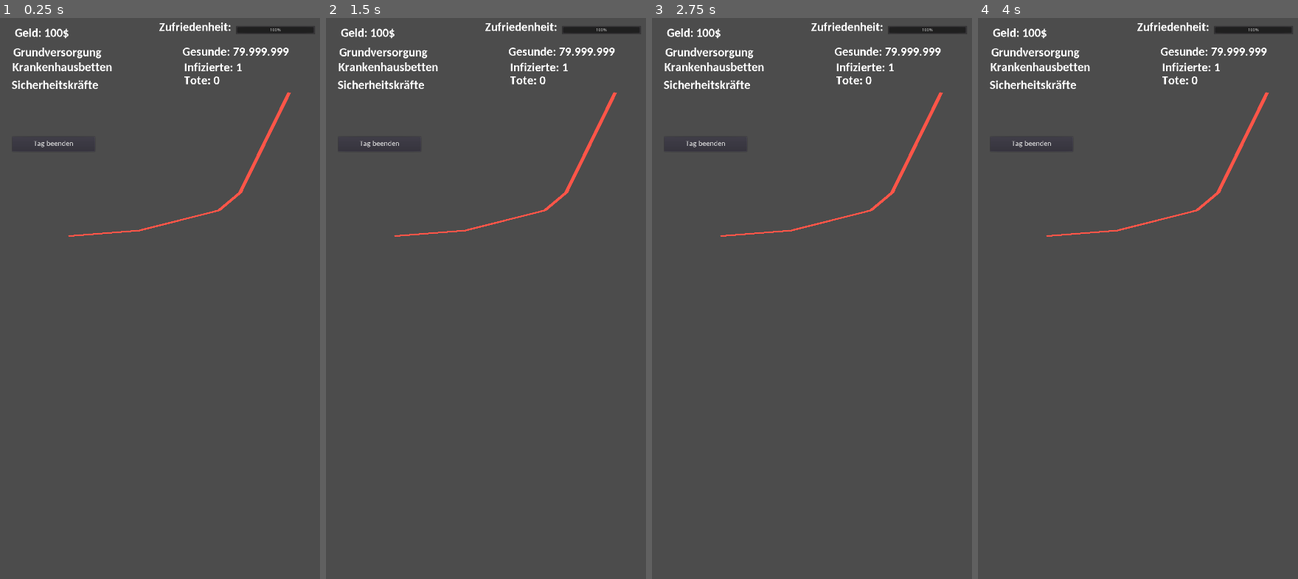
Above: before the commit, frames 1-4 (left to right).
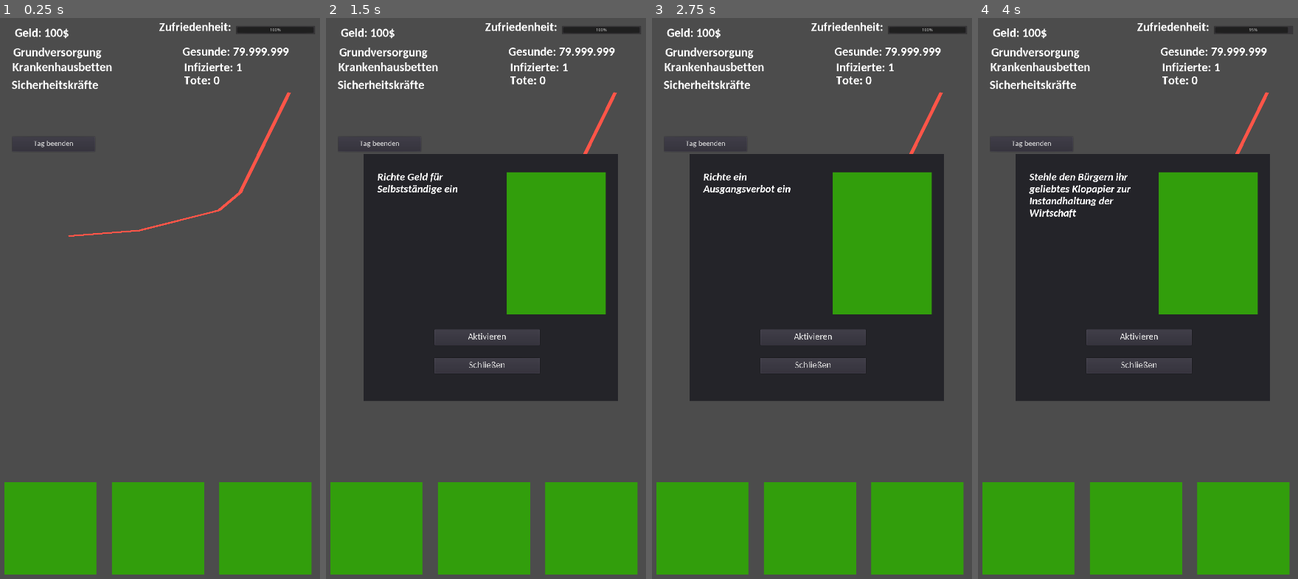
Above: after the commit, the same moments.

Repository: Cards-against-Corona/Cards-against-Corona
Game: Godot game, scene res://Scenes and Scripts/Game.tscn
Two runs of this game, one before a commit and one after it. Both use one fixed random seed, a clock stepped at 60 frames per second and the inputs below. The project has no main scene, so this scene is started directly.
Inputs (mouse positions are in pixels of both pictures, inside the frame that each line leads up to):
- Up to frame 1 (0.25 s): no input
- Up to frame 2 (1.5 s): click (377, 528) at 0.52 s; click (482, 528) at 1.27 s
- Up to frame 3 (2.75 s): click (917, 528) at 2.02 s
- Up to frame 4 (4 s): click (1138, 337) at 2.75 s, where only the run after the commit has a clickable "Aktivieren"; click (1029, 528) at 3.52 s

The runs differ from the first frame. In frame 1, 14% of the frame differs, in the area x 1-98%, y 82-100%; in frame 2, 47%; in frame 3, 47%, in the area x 1-98%, y 24-100%; in frame 4, 47%.

Commit message:
Karten hinzugefügt zu Sebs Version

Diff:
--- a/Scenes and Scripts/Game.tscn
+++ b/Scenes and Scripts/Game.tscn
@@ -10,10 +10,6 @@
 font_data = ExtResource( 6 )
 
 [sub_resource type="DynamicFont" id=2]
-size = 40
-font_data = ExtResource( 6 )
-
-[sub_resource type="DynamicFont" id=3]
 size = 25
 font_data = ExtResource( 7 )
 
@@ -35,7 +31,7 @@
 margin_right = 242.738
 margin_bottom = 116.023
 rect_pivot_offset = Vector2( 72.5416, 25.5003 )
-custom_fonts/font = SubResource( 2 )
+custom_fonts/font = SubResource( 1 )
 text = "Geld: 0$"
 __meta__ = {
 "_edit_use_anchors_": false
@@ -47,7 +43,7 @@
 margin_right = 353.703
 margin_bottom = 178.962
 rect_pivot_offset = Vector2( 72.5416, 25.5003 )
-custom_fonts/font = SubResource( 2 )
+custom_fonts/font = SubResource( 1 )
 text = "Grundversorgung"
 __meta__ = {
 "_edit_use_anchors_": false
@@ -59,7 +55,7 @@
 margin_right = 351.185
 margin_bottom = 226.795
 rect_pivot_offset = Vector2( 72.5416, 25.5003 )
-custom_fonts/font = SubResource( 2 )
+custom_fonts/font = SubResource( 1 )
 text = "Krankenhausbetten"
 __meta__ = {
 "_edit_use_anchors_": false
@@ -71,7 +67,7 @@
 margin_right = 365.0
 margin_bottom = 274.0
 rect_pivot_offset = Vector2( 72.5416, 25.5003 )
-custom_fonts/font = SubResource( 2 )
+custom_fonts/font = SubResource( 1 )
 text = "Sicherheitskräfte"
 __meta__ = {
 "_edit_use_anchors_": false
@@ -82,7 +78,7 @@
 margin_top = 45.5896
 margin_right = 777.05
 margin_bottom = 96.5896
-custom_fonts/font = SubResource( 2 )
+custom_fonts/font = SubResource( 1 )
 text = "Zufriedenheit:"
 __meta__ = {
 "_edit_use_anchors_": false
@@ -93,7 +89,7 @@
 margin_top = 176.501
 margin_right = 817.611
 margin_bottom = 227.501
-custom_fonts/font = SubResource( 2 )
+custom_fonts/font = SubResource( 1 )
 text = "Infizierte: 1"
 __meta__ = {
 "_edit_use_anchors_": false
@@ -104,7 +100,7 @@
 margin_top = 126.151
 margin_right = 812.576
 margin_bottom = 177.151
-custom_fonts/font = SubResource( 2 )
+custom_fonts/font = SubResource( 1 )
 text = "Gesunde: 79.999.999"
 __meta__ = {
 "_edit_use_anchors_": false
@@ -115,7 +111,7 @@
 margin_top = 219.299
 margin_right = 817.611
 margin_bottom = 270.299
-custom_fonts/font = SubResource( 2 )
+custom_fonts/font = SubResource( 1 )
 text = "Tote: 0"
 __meta__ = {
 "_edit_use_anchors_": false
@@ -148,3 +144,5 @@
 points = PoolVector2Array( 29.7604, -48.1293, 23.1322, -14.56, 20.2704, -8.61493, 9.52896, -1.85589, 5.35855, -1.04365, 2.55993, -0.498581, 0, 0 )
 width = 0.5
 default_color = Color( 1, 0.337255, 0.286275, 1 )
+
+[node name="Karten" parent="." instance=ExtResource( 1 )]
Not shown: 1 places in Scenes and Scripts/Game.tscn that only renumber resources
